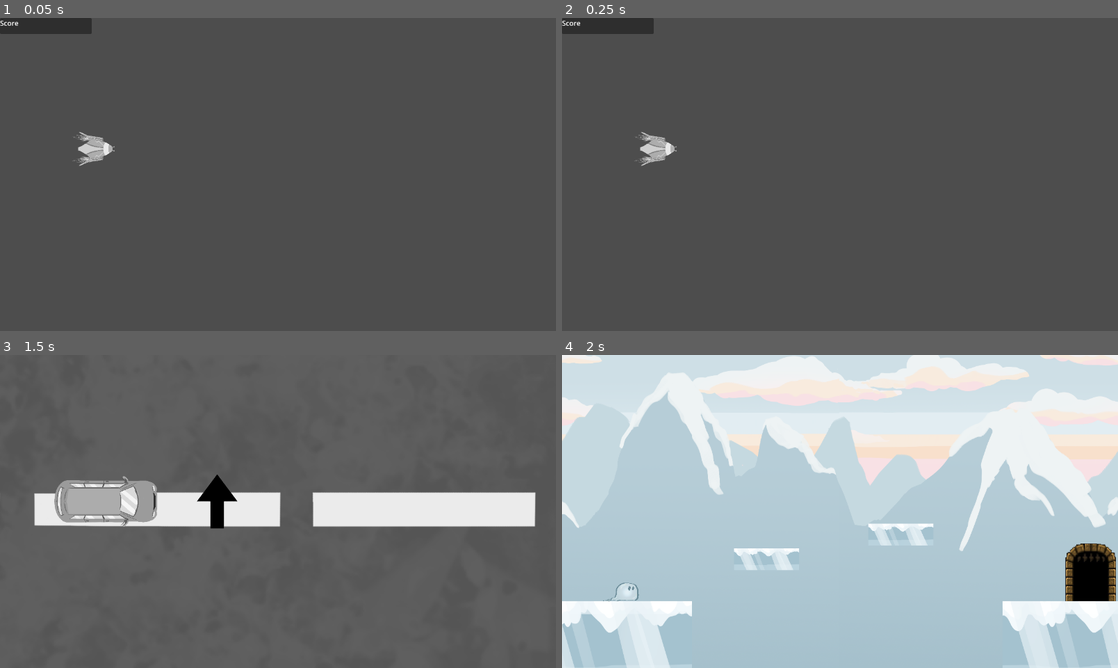
Above: before the commit, frames 1-4 (two rows, left to right).
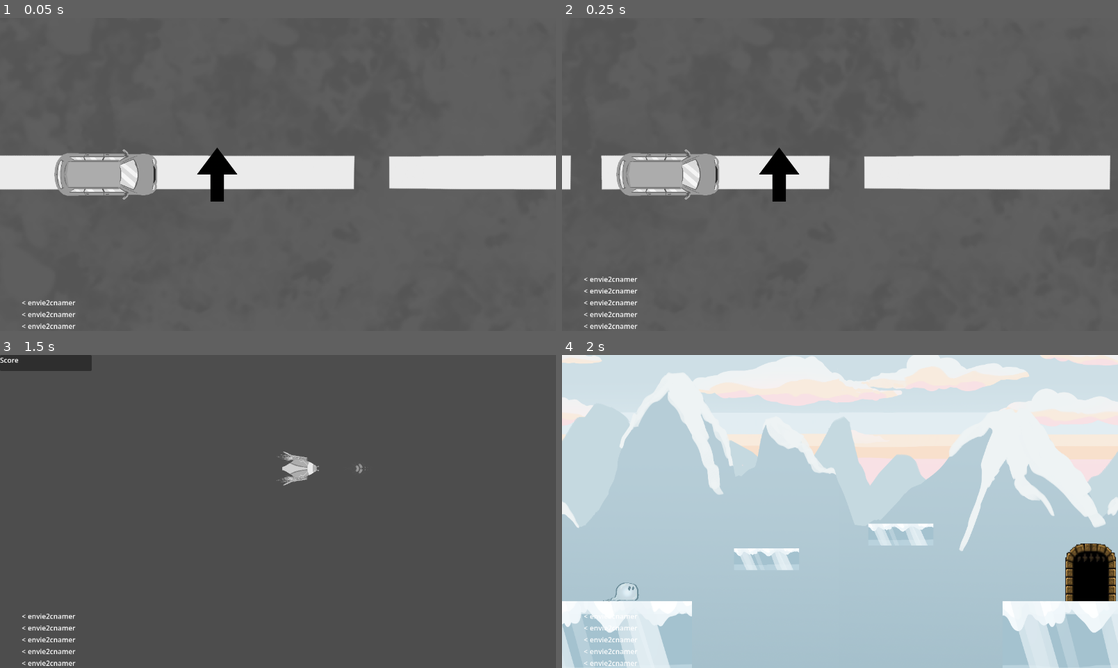
Above: after the commit, the same moments.

Repository: KairosGames/AccessM1
Game: Godot game, scene res://Scenes/game_manager.tscn
The game is run twice, just before and just after one commit, with the same random seed, the same clock (stepped at 60 frames per second) and the same inputs.
Inputs:
- Up to frame 1 (0.05 s): no input
- Up to frame 2 (0.25 s): no input
- Up to frame 3 (1.5 s): hold D (Right) from 0.53 s (still down); tap P (SwitchGame) at 0.6 s; tap W (Up) at 0.77 s; tap Space (Action) at 1.35 s
- Up to frame 4 (2 s): keep holding D (Right); tap W (Up) at 1.52 s; tap P (SwitchGame) at 1.55 s

The runs differ from the first frame. In frame 1, 12% of the frame differs, in the area x 0-100%, y 0-100%; in frame 2, 12%; in frame 3, 12%; in frame 4, 0.2%.

Commit message:
closeed caption system

Diff:
--- /dev/null
+++ b/Assets/Audio/envie2cnamer.tres
@@ -0,0 +1,3 @@
+[gd_resource type="AudioStreamWAV" format=3 uid="uid://b880cn10ujqlm"]
+
+[resource]
--- a/Prefabs/car_game/player_car.tscn
+++ b/Prefabs/car_game/player_car.tscn
@@ -4,6 +4,8 @@
 [ext_resource type="Texture2D" uid="uid://dsnc6n2wkorwx" path="res://Assets/voiture_1.png" id="2_8g0gi"]
 [ext_resource type="Texture2D" uid="uid://dviw5wedbvpxg" path="res://Assets/voiture_2.png" id="3_6yhff"]
 [ext_resource type="Texture2D" uid="uid://dfm7c066j61wc" path="res://Assets/arrow.png" id="3_35kap"]
+[ext_resource type="AudioStream" uid="uid://b880cn10ujqlm" path="res://Assets/Audio/envie2cnamer.tres" id="5_0qh3u"]
+[ext_resource type="Script" uid="uid://cs26qvku08hwr" path="res://Scripts/audio_node.gd" id="5_6yhff"]
 
 [sub_resource type="RectangleShape2D" id="RectangleShape2D_j0moc"]
 size = Vector2(128, 128)
@@ -30,4 +32,9 @@
 scale = Vector2(0.25, 0.25)
 texture = ExtResource("3_35kap")
 
+[node name="car_engine" type="AudioStreamPlayer2D" parent="." unique_id=1600389776]
+stream = ExtResource("5_0qh3u")
+autoplay = true
+script = ExtResource("5_6yhff")
+
 [connection signal="timeout" from="Timer" to="." method="_on_timer_timeout"]
--- /dev/null
+++ b/Scenes/cc_line.tscn
@@ -0,0 +1,18 @@
+[gd_scene format=3 uid="uid://bomp2h8of5uub"]
+
+[node name="CCline" type="HBoxContainer" unique_id=692386534]
+offset_right = 40.0
+offset_bottom = 40.0
+
+[node name="Left" type="Label" parent="." unique_id=745782378]
+visible = false
+layout_mode = 2
+text = "<"
+
+[node name="Name" type="Label" parent="." unique_id=1378471077]
+layout_mode = 2
+
+[node name="Right" type="Label" parent="." unique_id=1906668296]
+visible = false
+layout_mode = 2
+text = ">"
--- /dev/null
+++ b/Scenes/cc_ui.tscn
@@ -0,0 +1,25 @@
+[gd_scene format=3 uid="uid://b7bidnraatudr"]
+
+[ext_resource type="Script" uid="uid://btbx0w15ijj4a" path="res://Scripts/a11y/cc_ui.gd" id="1_2lts4"]
+[ext_resource type="PackedScene" uid="uid://bomp2h8of5uub" path="res://Scenes/cc_line.tscn" id="2_rgme4"]
+
+[node name="cc_ui" type="Control" unique_id=1240772617]
+layout_mode = 3
+anchors_preset = 15
+anchor_right = 1.0
+anchor_bottom = 1.0
+grow_horizontal = 2
+grow_vertical = 2
+script = ExtResource("1_2lts4")
+line = ExtResource("2_rgme4")
+
+[node name="CanvasLayer" type="CanvasLayer" parent="." unique_id=17007568]
+
+[node name="VBoxContainer" type="VBoxContainer" parent="CanvasLayer" unique_id=448627027]
+anchors_preset = 2
+anchor_top = 1.0
+anchor_bottom = 1.0
+offset_left = 50.0
+offset_top = -40.0
+offset_right = 90.0
+grow_vertical = 0
--- a/Scenes/game_manager.tscn
+++ b/Scenes/game_manager.tscn
@@ -2,12 +2,15 @@
 
 [ext_resource type="Script" uid="uid://csj2a6kd4m23c" path="res://Scripts/game_manager.gd" id="1_oj352"]
 [ext_resource type="PackedScene" uid="uid://ccytl6btogey5" path="res://Scenes/platformer.tscn" id="2_e5fcp"]
-[ext_resource type="PackedScene" path="res://Scenes/car.tscn" id="2_mmt5l"]
+[ext_resource type="PackedScene" uid="uid://c4a16n7y6i6r8" path="res://Scenes/car.tscn" id="2_mmt5l"]
 [ext_resource type="PackedScene" uid="uid://bx002ripwggcv" path="res://Scenes/shmup.tscn" id="2_sq00h"]
-[ext_resource type="PackedScene" path="res://Prefabs/AudioManager.tscn" id="4_mmt5l"]
+[ext_resource type="PackedScene" uid="uid://doacv6k41inl3" path="res://Prefabs/AudioManager.tscn" id="4_mmt5l"]
+[ext_resource type="PackedScene" uid="uid://b7bidnraatudr" path="res://Scenes/cc_ui.tscn" id="6_yqty0"]
 
 [node name="GameManager" type="Node2D" unique_id=1754334892]
 script = ExtResource("1_oj352")
-games = Array[PackedScene]([ExtResource("2_sq00h"), ExtResource("2_mmt5l"), ExtResource("2_e5fcp")])
+games = Array[PackedScene]([ExtResource("2_mmt5l"), ExtResource("2_sq00h"), ExtResource("2_e5fcp")])
 
 [node name="AudioManager" parent="." unique_id=1938405838 instance=ExtResource("4_mmt5l")]
+
+[node name="cc_ui" parent="." unique_id=1240772617 instance=ExtResource("6_yqty0")]
--- a/Scripts/AudioManager.gd
+++ b/Scripts/AudioManager.gd
@@ -27,7 +27,7 @@
 	queue.push_back(sound)
 	positionQueue.push_back(where)
 
-func _process(delta:float):
+func _process(_delta:float):
 	# Play a queued sound if any players are available.
 	#print(available.size())
 	if not queue.is_empty() and not available.is_empty():
--- /dev/null
+++ b/Scripts/a11y/cc_ui.gd
@@ -0,0 +1,20 @@
+extends Node
+
+var to_print : String
+
+@export var line : PackedScene
+
+# Called when the node enters the scene tree for the first time.
+func _ready() -> void:
+	GlobalCc.ui = self
+
+func add_line(sound_name, sound_position):
+	print(sound_position)
+	var new_line : HBoxContainer = line.instantiate()
+	if sound_position < float(0):
+		new_line.get_child(0).show()
+	to_print = to_print + sound_name
+	if sound_position > float(0):
+		new_line.get_child(2).show()
+	new_line.get_child(1).text = sound_name
+	$CanvasLayer/VBoxContainer.add_child(new_line)
--- /dev/null
+++ b/Scripts/a11y/global_cc.gd
@@ -0,0 +1,16 @@
+extends Node
+
+var game_manager : GameManager
+var emitters : Array[AudioStreamPlayer2D]
+var ui
+
+
+# Called when the node enters the scene tree for the first time.
+func _ready() -> void: pass
+
+func update_emitters():
+	emitters.clear()
+
+func write(sound_name, position):
+	print(sound_name, position)
+	ui.add_line(sound_name, position)
--- /dev/null
+++ b/Scripts/audio_node.gd
@@ -0,0 +1,17 @@
+extends AudioStreamPlayer2D
+
+var called : bool = false
+
+# Called when the node enters the scene tree for the first time.
+func _process(delta: float) -> void:
+	if self.playing == true and called == false:
+		called = true
+		print(self.get_playback_position())
+		on_playing()
+
+func on_playing():
+	var sound_name = stream.resource_path.get_file().get_basename()
+	print(sound_name)
+	GlobalCc.write(sound_name, self.get_playback_position())
+	await get_tree().create_timer(self.stream.get_length()).timeout
+	called = false
--- a/Scripts/car_game/player_car.gd
+++ b/Scripts/car_game/player_car.gd
@@ -11,6 +11,7 @@
 func _ready() -> void:
 	if is_one_button == true:
 		$Sprite2D2.show()
+
 
 
 # Called every frame. 'delta' is the elapsed time since the previous frame.
--- a/Scripts/enemy_shmup.gd
+++ b/Scripts/enemy_shmup.gd
@@ -9,7 +9,7 @@
 func _ready() -> void:
 	name="Enemy"
 
-func _physics_process(delta: float)->void:
+func _physics_process(_delta: float)->void:
 	#velocity=lerp(velocity,Vector2.ZERO,delta*Shmup.DATA.PLAYER.FRICTION)
 
 	#velocity+=Vector2(Input.get_action_strength("Right")*Shmup.DATA.PLAYER.SPEED-Input.get_action_strength("Left")*Shmup.DATA.PLAYER.SPEED,Input.get_action_strength("Down")*Shmup.DATA.PLAYER.SPEED-Input.get_action_strength("Up")*Shmup.DATA.PLAYER.SPEED)
--- a/Scripts/game_manager.gd
+++ b/Scripts/game_manager.gd
@@ -14,6 +14,7 @@
 func _ready() -> void:
 	currentGame = games[currentIndex].instantiate()
 	add_child(currentGame)
+	GlobalCc.game_manager = self
 	pass
 
 func _process(_delta: float) -> void:
@@ -30,3 +31,4 @@
 	currentIndex += 1
 	currentGame = games[currentIndex].instantiate()
 	add_child(currentGame)
+	GlobalCc.update_emitters()
--- a/project.godot
+++ b/project.godot
@@ -14,6 +14,10 @@
 run/main_scene="uid://cnd4qukxcj10b"
 config/features=PackedStringArray("4.6", "Forward Plus")
 config/icon="res://icon.svg"
+
+[autoload]
+
+GlobalCc="*uid://bw70ni1mrnt0"
 
 [display]
 
Not shown, added: Scripts/a11y/cc_ui.gd.uid
Not shown, added: Scripts/a11y/global_cc.gd.uid
Not shown, added: Scripts/audio_node.gd.uid
